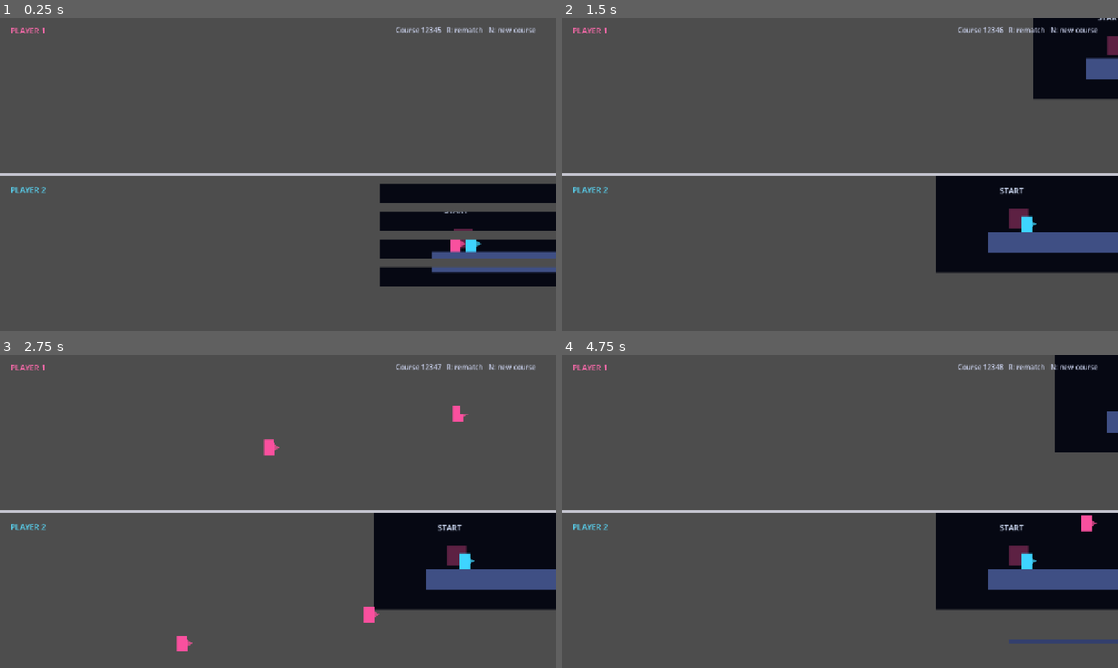
Above: before the commit, frames 1-4 (two rows, left to right).
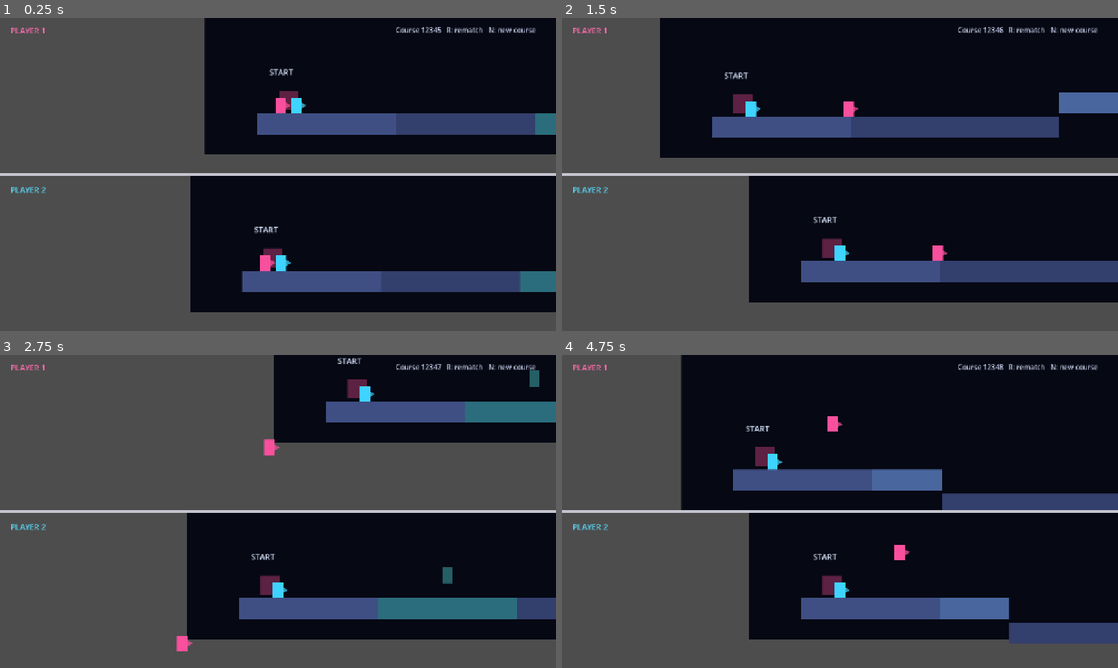
Above: after the commit, the same moments.

Repository: ketr4x/Haven
Game: Godot game, scene res://scenes/game/race.tscn
Two runs of this game, one before a commit and one after it. Both use one fixed random seed, a clock stepped at 60 frames per second and the inputs below.
Inputs:
- Up to frame 1 (0.25 s): no input
- Up to frame 2 (1.5 s): hold N (new_seed) 0.53-1.28 s; hold D (p1_right) from 0.53 s (still down); tap W (p1_jump) at 0.77 s; tap S (p1_shout) at 1.35 s
- Up to frame 3 (2.75 s): tap W (p1_jump) at 1.52 s; release D (p1_right) at 2.03 s; hold A (p1_left) from 2.03 s (still down); hold N (new_seed) from 2.03 s (still down)
- Up to frame 4 (4.75 s): release A (p1_left) at 2.78 s; release N (new_seed) at 2.78 s; hold D (p1_right) 2.78-4.28 s; tap S (p1_shout) at 2.85, 4.35 s; tap W (p1_jump) at 3.02, 3.77, 4.52 s; hold N (new_seed) 3.53-4.28 s; hold A (p1_left) from 4.28 s (still down)

The runs differ from the first frame. In frame 1, 51% of the frame differs, in the area x 34-100%, y 0-94%; in frame 2, 54%; in frame 3, 34%; in frame 4, 55%, in the area x 21-100%, y 0-91%.

Commit message:
Isolate split-screen viewports from shared world

Diff:
--- a/scenes/game/race.tscn
+++ b/scenes/game/race.tscn
@@ -57,7 +57,9 @@
 
 [node name="FinishArea" parent="SharedSimulation" instance=ExtResource("4_finish_area")]
 
-[node name="SplitScreen" type="Control" parent="."]
+[node name="Presentation" type="CanvasLayer" parent="."]
+
+[node name="SplitScreen" type="Control" parent="Presentation"]
 layout_mode = 3
 anchors_preset = 15
 anchor_right = 1.0
@@ -66,7 +68,7 @@
 grow_vertical = 2
 mouse_filter = 2
 
-[node name="TopContainer" type="SubViewportContainer" parent="SplitScreen"]
+[node name="TopContainer" type="SubViewportContainer" parent="Presentation/SplitScreen"]
 layout_mode = 1
 anchors_preset = 10
 anchor_right = 1.0
@@ -76,17 +78,17 @@
 grow_vertical = 2
 stretch = true
 
-[node name="TopViewport" type="SubViewport" parent="SplitScreen/TopContainer"]
+[node name="TopViewport" type="SubViewport" parent="Presentation/SplitScreen/TopContainer"]
 handle_input_locally = false
 size = Vector2i(1280, 358)
 transparent_bg = false
 render_target_update_mode = 4
 
-[node name="TopCamera" type="Camera2D" parent="SplitScreen/TopContainer/TopViewport"]
+[node name="TopCamera" type="Camera2D" parent="Presentation/SplitScreen/TopContainer/TopViewport"]
 position_smoothing_enabled = true
 position_smoothing_speed = 12.0
 
-[node name="Divider" type="ColorRect" parent="SplitScreen"]
+[node name="Divider" type="ColorRect" parent="Presentation/SplitScreen"]
 layout_mode = 1
 anchors_preset = 10
 anchor_top = 0.5
@@ -99,7 +101,7 @@
 color = Color(0.96, 0.96, 1, 0.8)
 mouse_filter = 2
 
-[node name="BottomContainer" type="SubViewportContainer" parent="SplitScreen"]
+[node name="BottomContainer" type="SubViewportContainer" parent="Presentation/SplitScreen"]
 layout_mode = 1
 anchors_preset = 15
 anchor_top = 0.5
@@ -110,13 +112,13 @@
 grow_vertical = 2
 stretch = true
 
-[node name="BottomViewport" type="SubViewport" parent="SplitScreen/BottomContainer"]
+[node name="BottomViewport" type="SubViewport" parent="Presentation/SplitScreen/BottomContainer"]
 handle_input_locally = false
 size = Vector2i(1280, 358)
 transparent_bg = false
 render_target_update_mode = 4
 
-[node name="BottomCamera" type="Camera2D" parent="SplitScreen/BottomContainer/BottomViewport"]
+[node name="BottomCamera" type="Camera2D" parent="Presentation/SplitScreen/BottomContainer/BottomViewport"]
 position_smoothing_enabled = true
 position_smoothing_speed = 12.0
 
--- a/scripts/game/race.gd
+++ b/scripts/game/race.gd
@@ -4,10 +4,10 @@
 @onready var _player_one: RezonansPlayer = $SharedSimulation/PlayerOne
 @onready var _player_two: RezonansPlayer = $SharedSimulation/PlayerTwo
 @onready var _finish_area: FinishArea = $SharedSimulation/FinishArea
-@onready var _top_viewport: SubViewport = $SplitScreen/TopContainer/TopViewport
-@onready var _bottom_viewport: SubViewport = $SplitScreen/BottomContainer/BottomViewport
-@onready var _top_camera: Camera2D = $SplitScreen/TopContainer/TopViewport/TopCamera
-@onready var _bottom_camera: Camera2D = $SplitScreen/BottomContainer/BottomViewport/BottomCamera
+@onready var _top_viewport: SubViewport = $Presentation/SplitScreen/TopContainer/TopViewport
+@onready var _bottom_viewport: SubViewport = $Presentation/SplitScreen/BottomContainer/BottomViewport
+@onready var _top_camera: Camera2D = $Presentation/SplitScreen/TopContainer/TopViewport/TopCamera
+@onready var _bottom_camera: Camera2D = $Presentation/SplitScreen/BottomContainer/BottomViewport/BottomCamera
 @onready var _seed_label: Label = $GlobalUi/Seed
 @onready var _winner_label: Label = $GlobalUi/Winner
 
--- a/tests/race_shell_check.gd
+++ b/tests/race_shell_check.gd
@@ -10,8 +10,8 @@
 	var player_one := race.get_node("SharedSimulation/PlayerOne") as RezonansPlayer
 	var player_two := race.get_node("SharedSimulation/PlayerTwo") as RezonansPlayer
 	var finish_area := race.get_node("SharedSimulation/FinishArea") as FinishArea
-	var top_viewport := race.get_node("SplitScreen/TopContainer/TopViewport") as SubViewport
-	var bottom_viewport := race.get_node("SplitScreen/BottomContainer/BottomViewport") as SubViewport
+	var top_viewport := race.get_node("Presentation/SplitScreen/TopContainer/TopViewport") as SubViewport
+	var bottom_viewport := race.get_node("Presentation/SplitScreen/BottomContainer/BottomViewport") as SubViewport
 
 	assert(top_viewport.world_2d == root.get_viewport().world_2d)
 	assert(bottom_viewport.world_2d == root.get_viewport().world_2d)
